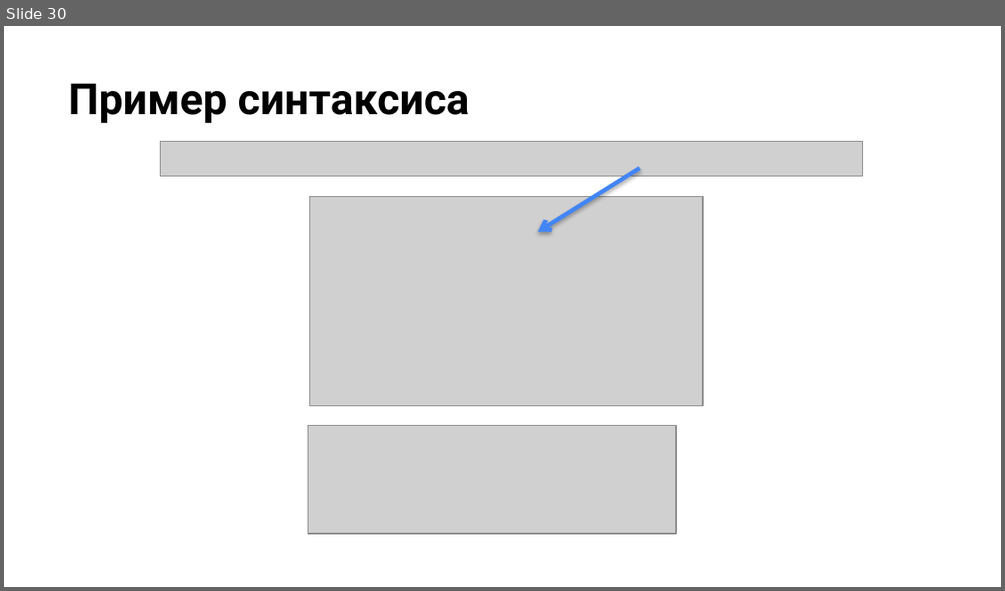
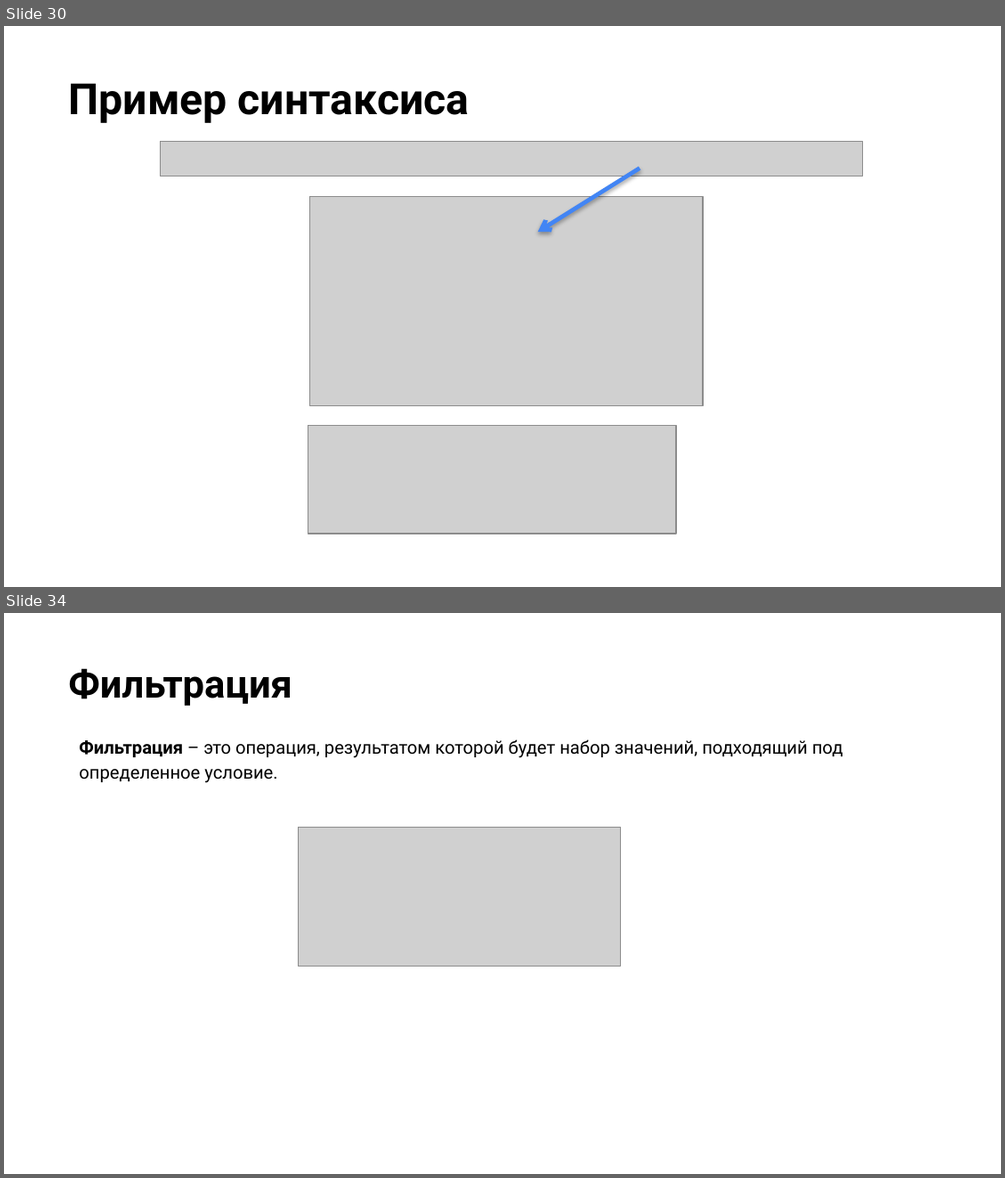
Before and after one commit to NilovPavel/OpenLessonLinq, a slide deck: LinqQueries.pptx. Shown one above the other, each under a label of ours: slide 30 before the commit, slides 30 and 34 after it; the slides between them are not shown. The pictures are 1005x591 and 1005x1178 pixels, drawn with LibreOffice and Linux fonts; fonts in the diff are those of the drawing; grey boxes stand for pictures; background and template pictures are left out. Boxes give left, top, right and bottom in pixels: in the first picture for what was removed or moved away, otherwise in the second. Text is boxed around its words. In the diff, an @@ line names an element or a change of style, - is before the commit and + after.

Commit message:
Добавлен единичный результат.

```diff
--- a/LinqQueries.pptx
+++ b/LinqQueries.pptx
@@ slide 34 added at <box>4,613,1001,1174</box>, background picture (left out) @@
@@ title added at <box>68,668,292,706</box>, 28 pt, text #000000, bold @@
+Фильтрация
@@ text added at <box>79,739,843,783</box>, 13 pt, text #000000 @@
+Фильтрация – это операция, результатом которой будет набор значений, подходящий под определенное условие.
@@ picture added at <box>298,827,620,965</box> @@
```
Also in this commit, not shown: 31 other slides added.
